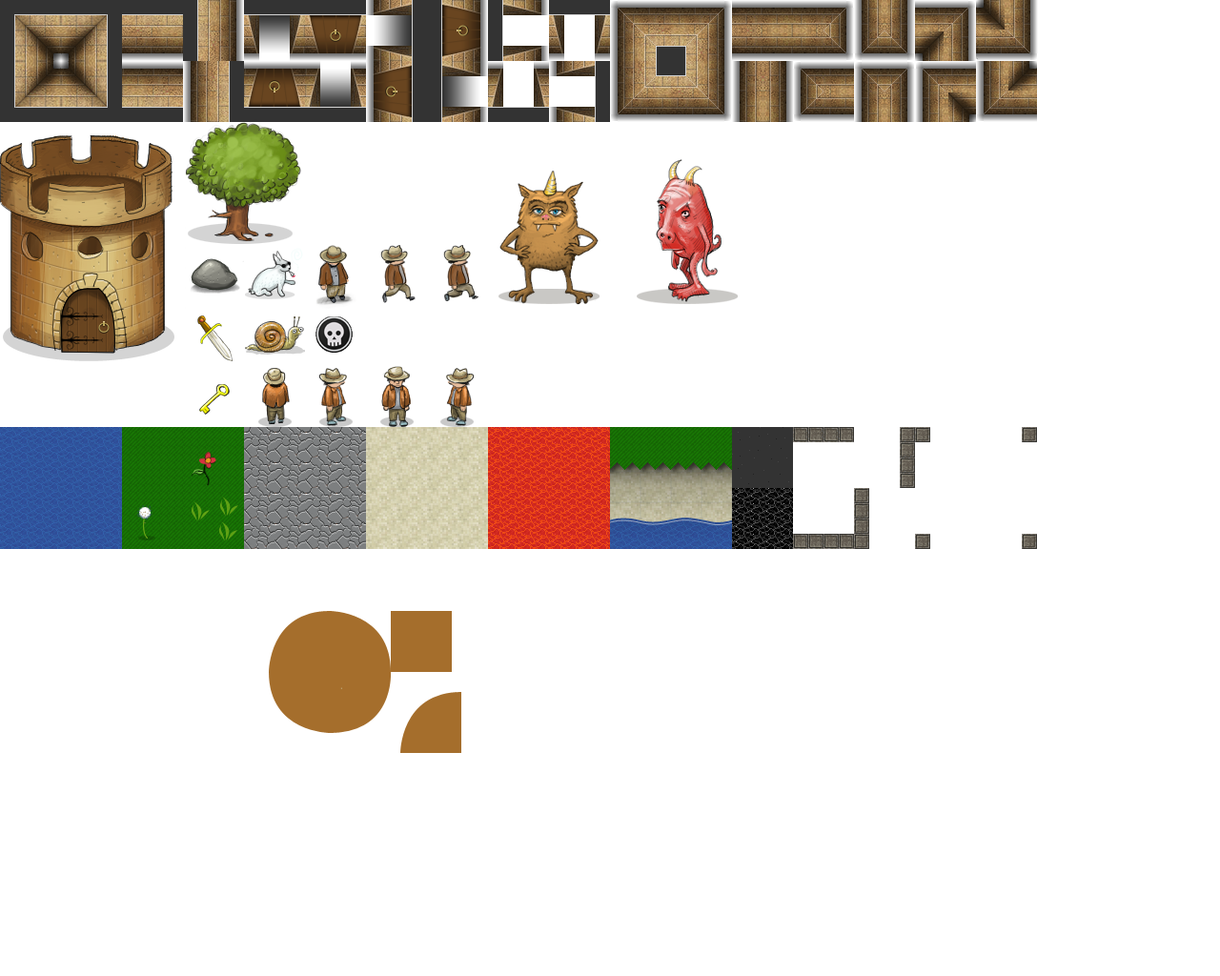
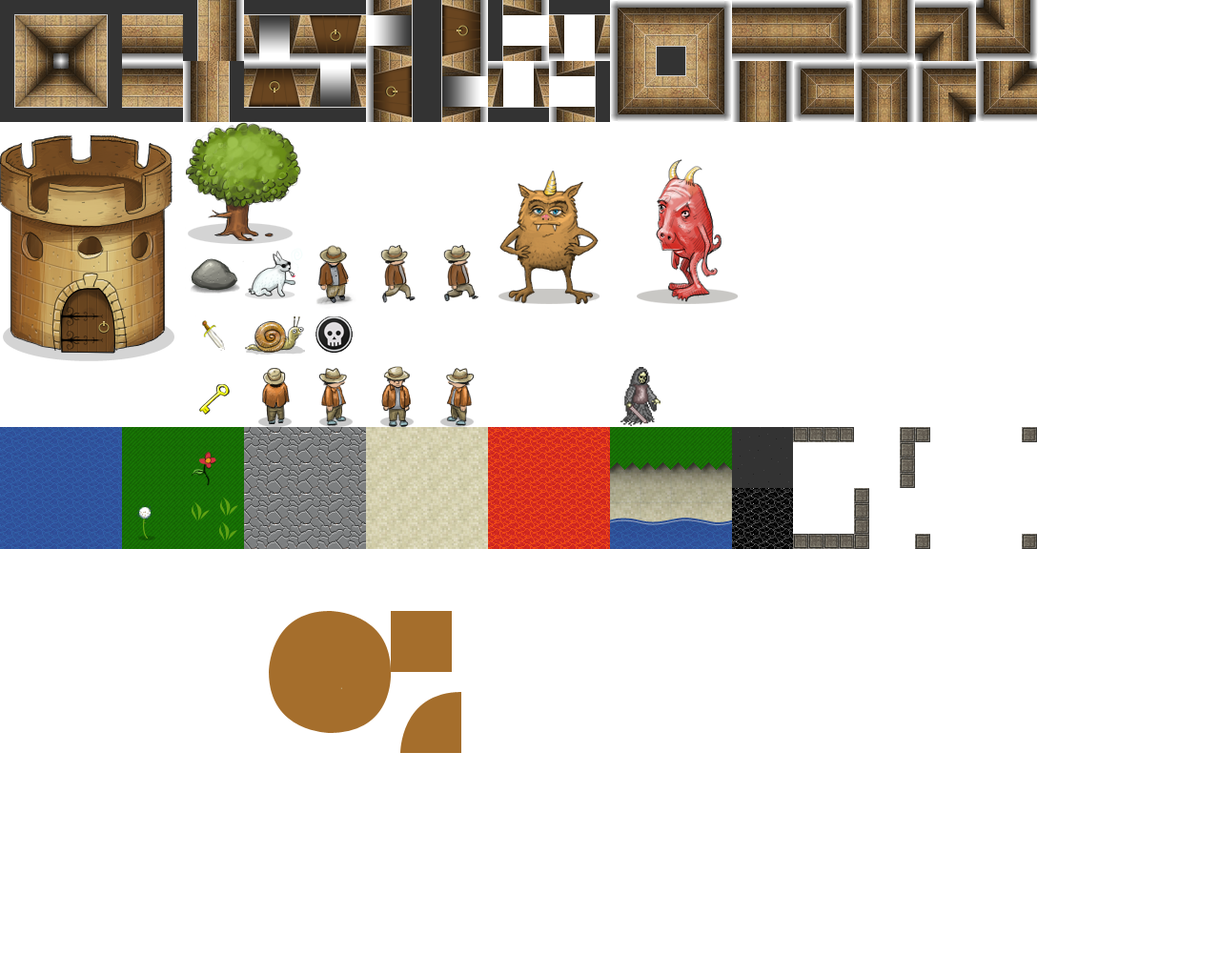
Before/after of a 1220x976 layered artwork. What changed in the layer stack:
added layer "Layer 17" above "Layer 16" over (620, 367, 661, 427)
painted on "Layer 1" over (197, 315, 233, 362)
added layer "Layer 18" above "Background" over (204, 327, 225, 351)
